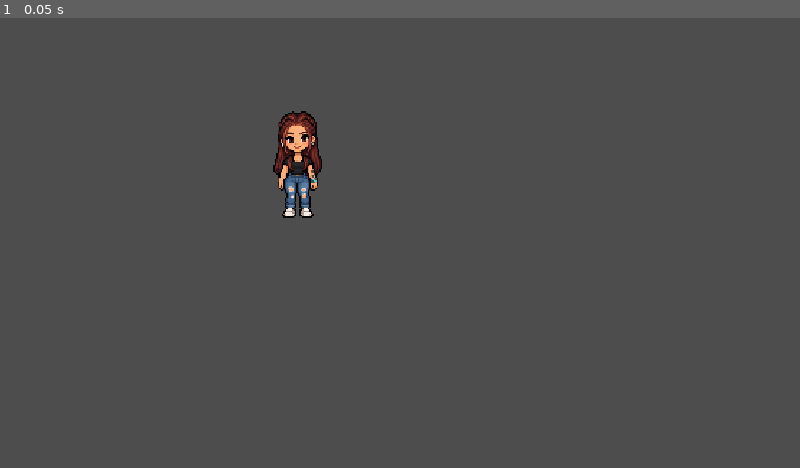
Above: before the commit, frame 1.
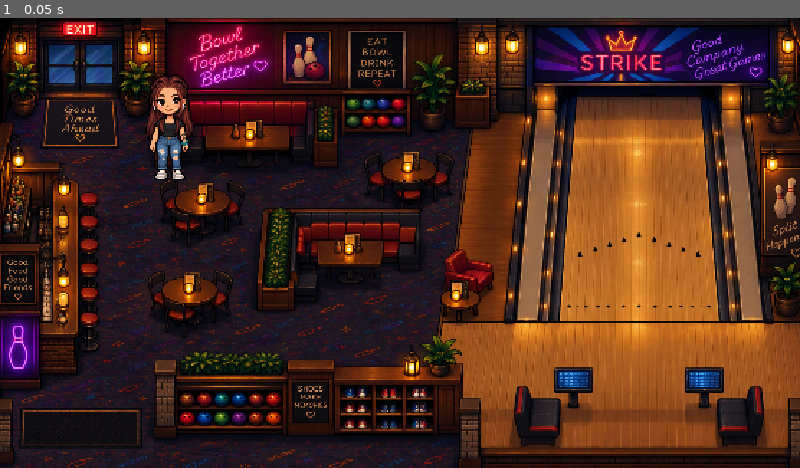
Above: after the commit, the same moment.

Repository: anabelkamenske430/Year-4
Game: Godot game, scene res://scenes/levels/bowling.tscn
Same seed, same stepped clock (60 frames per second), same inputs: the game is played once before the commit and once after it. This scene is started directly instead of the project's main scene.
Inputs:
- Up to frame 1 (0.05 s): no input

The runs differ from the first frame. In frame 1, 100% of the frame differs, in the area x 0-100%, y 0-100%.

Commit message:
Update bowling background

Diff:
--- a/loverboy-and-bel/scenes/levels/bowling.tscn
+++ b/loverboy-and-bel/scenes/levels/bowling.tscn
@@ -1,8 +1,14 @@
 [gd_scene format=3 uid="uid://didhf8tpdcrdq"]
 
+[ext_resource type="Texture2D" uid="uid://bjas8pcsbml7w" path="res://assets/environments/bowling_alley_background.png" id="1_4xon6"]
 [ext_resource type="PackedScene" uid="uid://bfrjo0u7e4fq" path="res://scenes/characters/bel.tscn" id="1_kimcj"]
 
 [node name="Bowling" type="Node2D" unique_id=1913622243]
 
+[node name="BowlingAlley" type="Sprite2D" parent="." unique_id=2139583998]
+position = Vector2(580, 326.25)
+scale = Vector2(0.76171875, 0.64599615)
+texture = ExtResource("1_4xon6")
+
 [node name="Bel" parent="." unique_id=1496050138 instance=ExtResource("1_kimcj")]
-position = Vector2(428, 290)
+position = Vector2(243, 236)
Binary file added: loverboy-and-bel/assets/environments/bowling_alley_background.png
Not shown, added: loverboy-and-bel/assets/environments/bowling_alley_background.png.import
